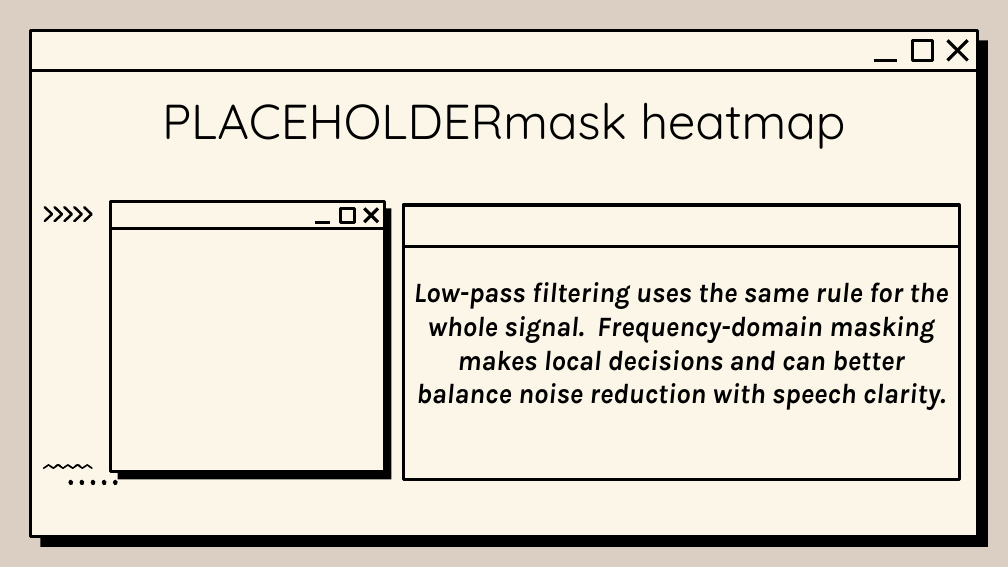
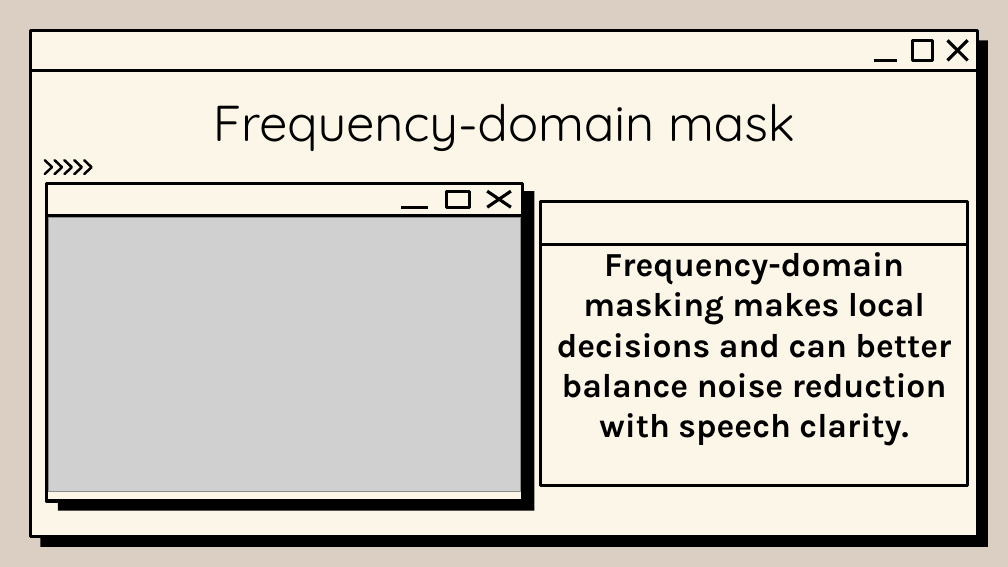
Before and after one commit to Xiejz959/2026-Signal-System-Pres, a slide deck: slide 15 of Slide/Slide_draft_4.0.pptx (slide 16 before the commit). Drawn at 1008x567 pixels with LibreOffice and Linux fonts; fonts in the diff are those of the drawing; grey boxes stand for pictures; background and template pictures are left out. Boxes give left, top, right and bottom in pixels: in the first picture for what was removed or moved away, otherwise in the second. Text is boxed around its words. In the diff, an @@ line names an element or a change of style, - is before the commit and + after.

```diff
--- a/Slide/Slide_draft_4.0.pptx
+++ b/Slide/Slide_draft_4.0.pptx
@@ title at box(213, 103, 795, 151): text changed; size 35 to 36 pt @@
-PLACEHOLDERmask heatmap
+Frequency-domain mask
@@ freeform shape: place and size @@
-freeform shape at box(42, 205, 93, 223)
+freeform shape at box(42, 158, 93, 176)
@@ rounded rectangle: place and size @@
-rounded rectangle at box(111, 202, 385, 471)
+rounded rectangle at box(46, 183, 523, 501)
@@ rounded rectangle: place and size @@
-rounded rectangle at box(118, 209, 392, 480)
+rounded rectangle at box(58, 192, 535, 511)
@@ line moved from (314, 222) - (331, 222) to (401, 208) - (428, 208) @@
@@ rectangle: place and size @@
-rectangle at box(341, 209, 354, 222)
+rectangle at box(447, 192, 470, 208)
@@ line moved from (364, 209) - (378, 222) to (487, 192) - (511, 208) @@
@@ line moved from (378, 209) - (364, 222) to (511, 192) - (487, 208) @@
@@ rounded rectangle "Frequency-domain masking makes local decisions ...": place and size @@
-rounded rectangle "Frequency-domain masking makes local decisions ..." at box(403, 205, 960, 479)
+rounded rectangle "Frequency-domain masking makes local decisions ..." at box(540, 202, 968, 486)
@@ line moved from (111, 229) - (385, 229) to (46, 216) - (523, 216) @@
@@ picture added at box(48, 218, 520, 492) @@
@@ line moved from (403, 247) - (960, 247) to (540, 245) - (968, 245) @@
@@ text in rounded rectangle at box(557, 252, 951, 446): text changed; size 20 to 24 pt; italic off @@
-Low-pass filtering uses the same rule for the whole signal. Frequency-domain masking makes local decisions and can better balance noise reduction with speech clarity.
+Frequency-domain masking makes local decisions and can better balance noise reduction with speech clarity.
@@ freeform shape removed at box(42, 464, 93, 470) @@
@@ freeform shape removed at box(69, 480, 119, 487) @@
```
Also in this commit, not shown: 13 other slides changed, 1 slide added, 2 slides removed, 5 other files.
